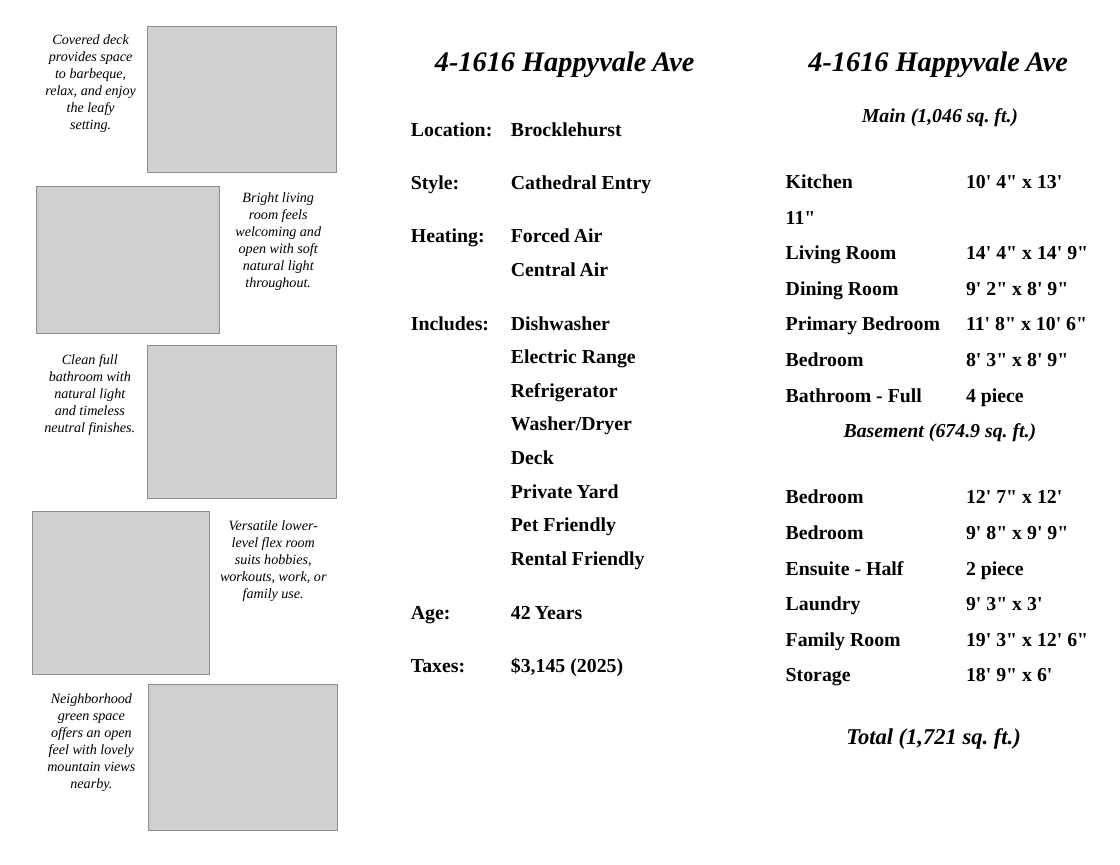
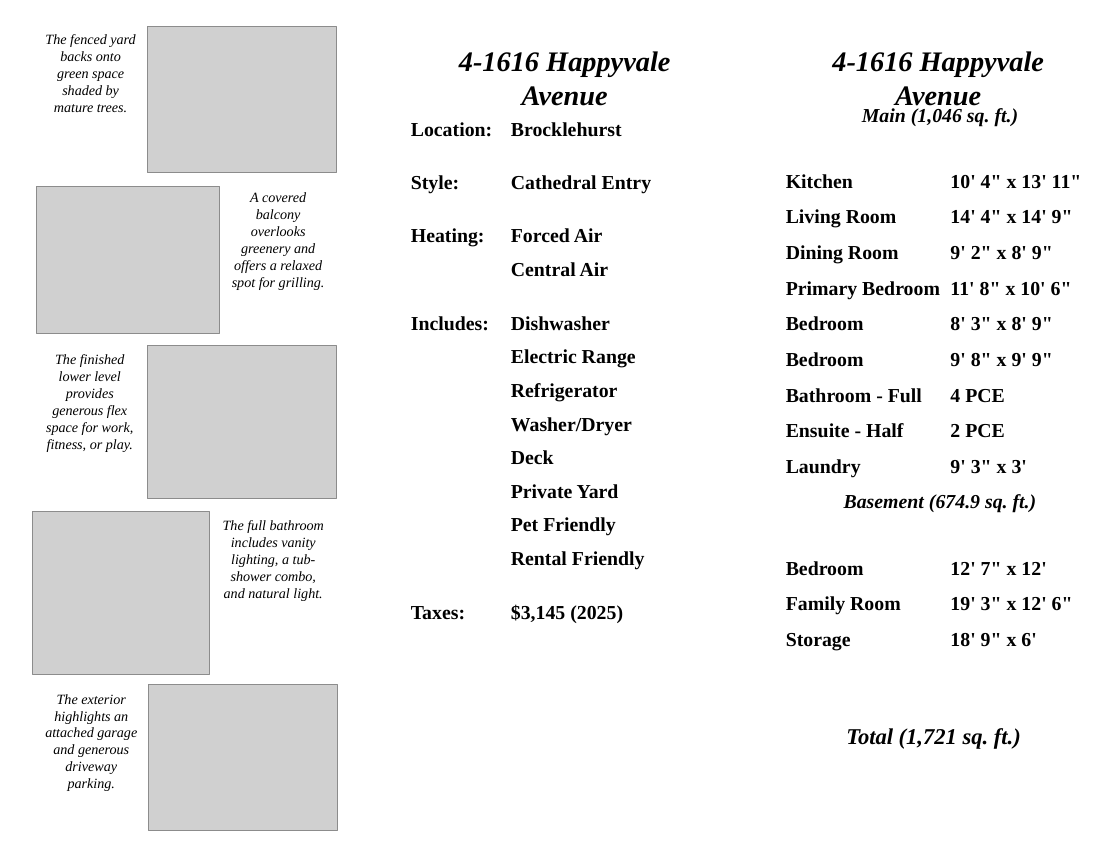
Before and after one commit to Shup04/Brochure-Agent, a slide deck: slide 2 of test_output.pptx. Drawn at 1120x865 pixels with LibreOffice and Linux fonts; fonts in the diff are those of the drawing; grey boxes stand for pictures; background and template pictures are left out. Boxes give left, top, right and bottom in pixels: in the first picture for what was removed or moved away, otherwise in the second. Text is boxed around its words. In the diff, an @@ line names an element or a change of style, - is before the commit and + after.

```diff
--- a/test_output.pptx
+++ b/test_output.pptx
@@ text at (45, 34, 135, 112): text changed @@
-Covered deck provides space to barbeque, relax, and enjoy the leafy setting.
+The fenced yard backs onto green space shaded by mature trees.
@@ text at (459, 51, 670, 106): text changed @@
-4-1616 Happyvale Ave
+4-1616 Happyvale Avenue
@@ text at (832, 51, 1044, 110): text changed @@
-4-1616 Happyvale Ave
+4-1616 Happyvale Avenue
@@ text at (232, 192, 325, 290): text changed @@
-Bright living room feels welcoming and open with soft natural light throughout.
+A covered balcony overlooks greenery and offers a relaxed spot for grilling.
@@ text at (46, 354, 134, 452): text changed @@
-Clean full bathroom with natural light and timeless neutral finishes.
+The finished lower level provides generous flex space for work, fitness, or play.
@@ text at (786, 352, 1053, 478): text changed @@
-Bathroom - Full 4 piece
+Bedroom 9' 8" x 9' 9"
+Bathroom - Full 4 PCE
+Ensuite - Half 2 PCE
+Laundry 9' 3" x 3'
@@ text at (223, 520, 324, 601): text changed @@
-Versatile lower-level flex room suits hobbies, workouts, work, or family use.
+The full bathroom includes vanity lighting, a tub-shower combo, and natural light.
@@ text at (786, 525, 1068, 615): paragraphs removed @@
-Bedroom 9' 8" x 9' 9"
-Ensuite - Half 2 piece
-Laundry 9' 3" x 3'
@@ text at (511, 606, 582, 619): paragraph removed @@
-Age: 42 Years
@@ text at (45, 694, 137, 791): text changed @@
-Neighborhood green space offers an open feel with lovely mountain views nearby.
+The exterior highlights an attached garage and generous driveway parking.
```
Also in this commit, not shown: 1 other slide changed, 8 other files.
